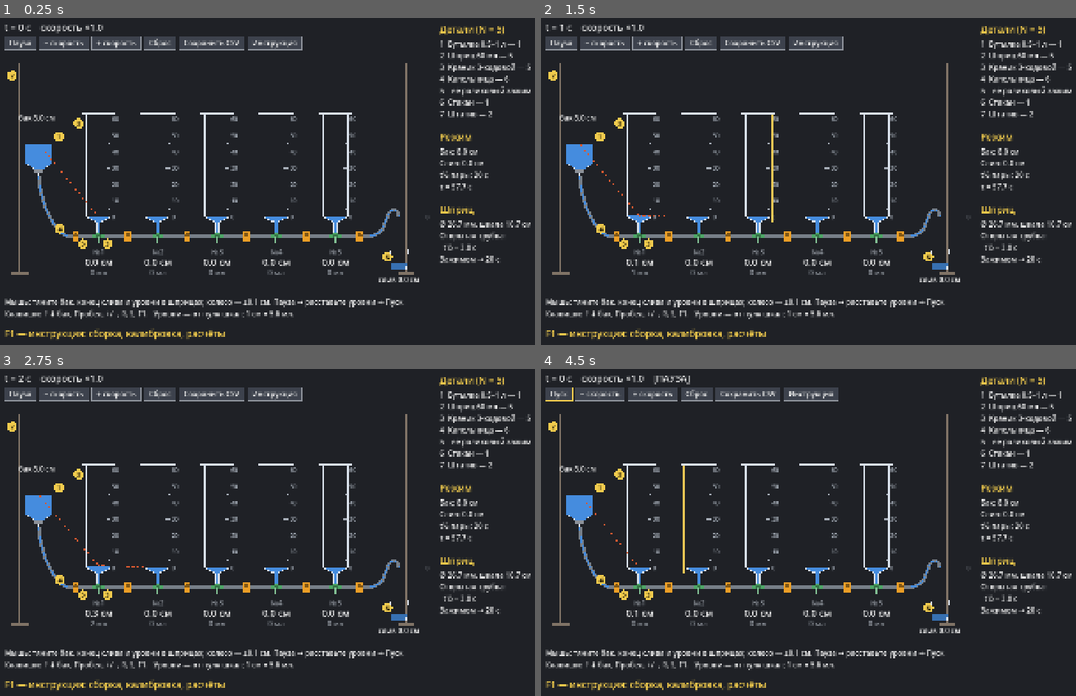
Above: before the commit, frames 1-4 (two rows, left to right).
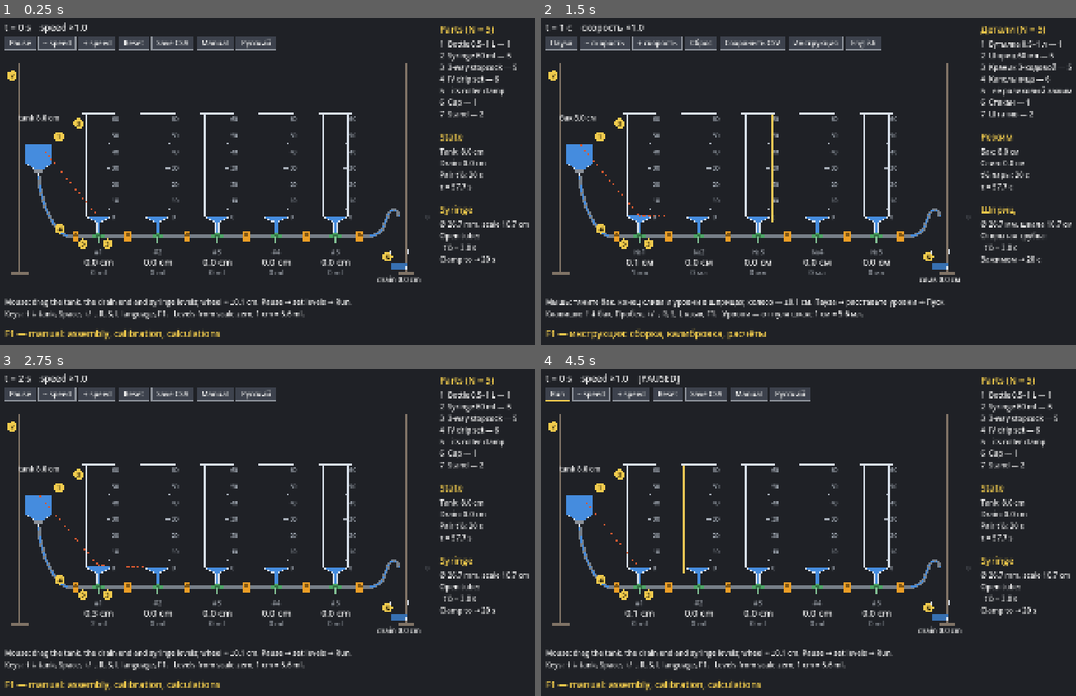
Above: after the commit, the same moments.

Repository: avv123avv/lukyanov_integrator
Game: Godot game, scene res://syringe_rig.tscn
Two runs of this game, one before a commit and one after it. Both use one fixed random seed, a clock stepped at 60 frames per second and the inputs below.
Inputs (mouse positions are in pixels of both pictures, inside the frame that each line leads up to):
- Up to frame 1 (0.25 s): no input
- Up to frame 2 (1.5 s): tap Enter at 0.5 s; move the mouse to (963, 165) at 0.52 s; hold Right 0.53-1.25 s; tap L at 0.6 s; click (963, 165) at 0.67 s; tap Space at 0.77, 1.25 s; tap O at 0.8 s; drag from (717, 201) to (803, 250) at 1.27 s
- Up to frame 3 (2.75 s): tap Enter at 2 s; move the mouse to (353, 460) at 2.02 s; hold Right from 2.03 s (still down); tap L at 2.1 s; click (353, 460) at 2.17 s; tap O at 2.3 s
- Up to frame 4 (4.5 s): release Right at 2.75 s; tap Space at 2.75, 3.77, 4.25 s; drag from (803, 601) to (658, 483) at 2.77 s; tap Enter at 3.5 s; move the mouse to (1011, 584) at 3.52 s; hold Left 3.53-4.25 s; tap R at 3.6 s; click (1011, 584) at 3.67 s; tap O at 3.8 s; drag from (658, 483) to (744, 450) at 4.27 s

The runs differ from the first frame. In frame 1, 5.9% of the frame differs, in the area x 1-100%, y 1-99%; in frame 2, 0.7%; in frame 3, 5.9%; in frame 4, 6.1%.

Commit message:
Двуязычный интерфейс и инструкция (ru/en), README на английском со скриншотом
- i18n.gd: переводы интерфейса; язык из --lang, настроек или системы; L / кнопка «English/Русский».
- Инструкция собирается на двух языках: instruction_ru.pdf, instruction_en.pdf,
  страницы F1 в docs/pages/<lang>/; F1 открывает инструкцию на языке интерфейса.
- README: сначала английское описание, затем русское; скриншоты обоих интерфейсов.

Co-Authored-By: Claude Opus 5.5 <noreply@anthropic.com>

Diff:
--- /dev/null
+++ b/i18n.gd
@@ -0,0 +1,110 @@
+class_name I18n
+extends RefCounted
+## Переводы интерфейса: ru (исходный) и en.
+## Ключ — русская строка как в коде; нет перевода — показывается русская.
+## Язык: аргумент запуска `-- --lang=en`, иначе сохранённый выбор, иначе язык системы.
+
+const LANGS: PackedStringArray = ["ru", "en"]
+const SETTINGS_PATH := "user://settings.cfg"
+
+const EN := {
+	# lukyanov_integrator.gd
+	"Бак": "Tank",
+	"Слив": "Drain",
+	"t = %.0f с   скорость x%s%s": "t = %.0f s   speed x%s%s",
+	"   [пауза]": "   [paused]",
+	"Бак: %.0f см   слив: %.0f см   τ = %.1f с": "Tank: %.0f cm   drain: %.0f cm   τ = %.1f s",
+	"↑↓ бак   Пробел пауза   +/− скорость   R сброс   S сохранить CSV   L язык":
+		"↑↓ tank   Space pause   +/− speed   R reset   S save CSV   L language",
+	# syringe_rig.gd — схема
+	"слив %.1f см": "drain %.1f cm",
+	"бак %.1f см": "tank %.1f cm",
+	"№%d": "#%d",
+	"%.1f см": "%.1f cm",
+	"%.0f мл": "%.0f ml",
+	"t = %.0f с    скорость ×%s%s": "t = %.0f s    speed ×%s%s",
+	"    [ПАУЗА]": "    [PAUSED]",
+	# Кнопки
+	"Пуск": "Run",
+	"Пауза": "Pause",
+	"− скорость": "− speed",
+	"+ скорость": "+ speed",
+	"Сброс": "Reset",
+	"Сохранить CSV": "Save CSV",
+	"Инструкция": "Manual",
+	"CSV сохранён: ": "CSV saved: ",
+	"Не удалось сохранить CSV — подробности в консоли": "Could not save CSV — see the console",
+	# Инструкция (F1)
+	"Нет страниц инструкции — запустите docs/build_instruction.py":
+		"No manual pages — run docs/build_instruction.py",
+	"стр. %d / %d     ← → листать     O открыть PDF     F1 / Esc закрыть":
+		"page %d / %d     ← → flip     O open PDF     F1 / Esc close",
+	# Подвал
+	"Мышь: тяните бак, конец слива и уровни в шприцах; колесо — ±0,1 см. Пауза → расставьте уровни → Пуск.":
+		"Mouse: drag the tank, the drain end and syringe levels; wheel = ±0.1 cm. Pause → set levels → Run.",
+	"Клавиши: ↑↓ бак, Пробел, +/−, R, S, L язык, F1.   Уровни — от нуля шкал; 1 см = %.1f мл.":
+		"Keys: ↑↓ tank, Space, +/−, R, S, L language, F1.   Levels from scale zero; 1 cm = %.1f ml.",
+	"F1 — инструкция: сборка, калибровка, расчёты": "F1 — manual: assembly, calibration, calculations",
+	# Панель справа
+	"#Детали (N = %d)": "#Parts (N = %d)",
+	"1  Бутылка 0,5–1 л — 1": "1  Bottle 0.5–1 L — 1",
+	"2  Шприц %.0f мл — %d": "2  Syringe %.0f ml — %d",
+	"3  Краник 3-ходовой — %d": "3  3-way stopcock — %d",
+	"4  Капельница — %d": "4  IV drip set — %d",
+	"5    её роликовый зажим": "5    its roller clamp",
+	"6  Стакан — 1": "6  Cup — 1",
+	"7  Штатив — 2": "7  Stand — 2",
+	"#Режим": "#State",
+	"Бак: %.1f см": "Tank: %.1f cm",
+	"Слив: %.1f см": "Drain: %.1f cm",
+	"t½ пары: %.0f с": "Pair t½: %.0f s",
+	"τ = %.1f с": "τ = %.1f s",
+	"#Шприц": "#Syringe",
+	"Ø %.1f мм, шкала %.1f см": "Ø %.1f mm, scale %.1f cm",
+	"Открытая трубка:": "Open tube:",
+	"  t½ ≈ %.1f с": "  t½ ≈ %.1f s",
+	"Зажимом → %.0f с": "Clamp to → %.0f s",
+}
+
+static var lang := ""
+
+
+static func t(text: String) -> String:
+	_ensure_loaded()
+	if lang == "en":
+		return EN.get(text, text)
+	return text
+
+
+static func current() -> String:
+	_ensure_loaded()
+	return lang
+
+
+static func toggle() -> void:
+	_ensure_loaded()
+	set_lang(LANGS[(LANGS.find(lang) + 1) % LANGS.size()])
+
+
+static func set_lang(code: String) -> void:
+	lang = code if code in LANGS else "en"
+	var cfg := ConfigFile.new()
+	cfg.load(SETTINGS_PATH)
+	cfg.set_value("ui", "lang", lang)
+	cfg.save(SETTINGS_PATH)
+
+
+static func _ensure_loaded() -> void:
+	if lang != "":
+		return
+	for arg in OS.get_cmdline_user_args():
+		if arg.begins_with("--lang="):
+			lang = arg.substr(7)
+			if lang in LANGS:
+				return
+	var cfg := ConfigFile.new()
+	if cfg.load(SETTINGS_PATH) == OK:
+		lang = str(cfg.get_value("ui", "lang", ""))
+		if lang in LANGS:
+			return
+	lang = "ru" if OS.get_locale_language() == "ru" else "en"
--- a/lukyanov_integrator.gd
+++ b/lukyanov_integrator.gd
@@ -9,6 +9,7 @@
 ##   + / −   — ускорить / замедлить время (x2)
 ##   R       — сброс
 ##   S       — сохранить замеры в CSV
+##   L       — язык интерфейса (ru / en)
 
 @export var vessel_count: int = 5
 @export var vessel_height_cm: float = 25.0
@@ -112,6 +113,8 @@
 			_reset()
 		KEY_S:
 			_save_csv()
+		KEY_L:
+			I18n.toggle()
 	queue_redraw()
 
 
@@ -168,7 +171,7 @@
 	var tank_cx := tank_x + VESSEL_W * 0.5
 	if tank_bottom < tube_y:
 		draw_line(Vector2(tank_cx, tank_bottom), Vector2(tank_cx, tube_y), COLOR_WATER, 5.0)
-	draw_string(font, Vector2(tank_x - 6, tank_surface - 28), "Бак", HORIZONTAL_ALIGNMENT_LEFT, -1, fs, COLOR_TEXT)
+	draw_string(font, Vector2(tank_x - 6, tank_surface - 28), I18n.t("Бак"), HORIZONTAL_ALIGNMENT_LEFT, -1, fs, COLOR_TEXT)
 
 	# Трубки с кранами
 	var x_prev := tank_cx
@@ -192,7 +195,7 @@
 	# Слив с постоянным уровнем
 	var oy := _y(outlet_level_cm)
 	draw_line(Vector2(outlet_x - 4, oy), Vector2(outlet_x + 30, oy), COLOR_GLASS, 2.0)
-	draw_string(font, Vector2(outlet_x - 4, oy - 8), "Слив", HORIZONTAL_ALIGNMENT_LEFT, -1, fs, COLOR_TEXT)
+	draw_string(font, Vector2(outlet_x - 4, oy - 8), I18n.t("Слив"), HORIZONTAL_ALIGNMENT_LEFT, -1, fs, COLOR_TEXT)
 
 	# Профиль «температуры»
 	var pts: Array[Vector2] = [Vector2(tank_cx, tank_surface)]
@@ -204,9 +207,9 @@
 
 	# Информация
 	var info := PackedStringArray([
-		"t = %.0f с   скорость x%s%s" % [sim_time, str(sim_speed), "   [пауза]" if paused else ""],
-		"Бак: %.0f см   слив: %.0f см   τ = %.1f с" % [tank_level_cm, outlet_level_cm, _tau()],
-		"↑↓ бак   Пробел пауза   +/− скорость   R сброс   S сохранить CSV",
+		I18n.t("t = %.0f с   скорость x%s%s") % [sim_time, str(sim_speed), I18n.t("   [пауза]") if paused else ""],
+		I18n.t("Бак: %.0f см   слив: %.0f см   τ = %.1f с") % [tank_level_cm, outlet_level_cm, _tau()],
+		I18n.t("↑↓ бак   Пробел пауза   +/− скорость   R сброс   S сохранить CSV   L язык"),
 	])
 	for i in info.size():
 		draw_string(font, Vector2(16, 28 + i * 22), info[i], HORIZONTAL_ALIGNMENT_LEFT, -1, fs, COLOR_TEXT)
--- a/syringe_rig.gd
+++ b/syringe_rig.gd
@@ -42,8 +42,9 @@
 const FS := 24
 const FS_BIG := 30
 
-const HELP_PDF := "res://docs/instruction.pdf"
-const HELP_PAGE := "res://docs/pages/page_%d.png"
+# Инструкция на языке интерфейса: instruction_ru.pdf / instruction_en.pdf, страницы — pages/<lang>/.
+const HELP_PDF := "res://docs/instruction_%s.pdf"
+const HELP_PAGE := "res://docs/pages/%s/page_%d.png"
 
 const COLOR_BTN := Color(0.24, 0.26, 0.3)
 const COLOR_BTN_HOVER := Color(0.34, 0.37, 0.43)
@@ -54,6 +55,7 @@
 var _help_open := false
 var _help_page := 0
 var _help_pages: Array[Texture2D] = []
+var _help_lang := ""
 
 ## Цель мыши: "" — ничего, "tank", "outlet", "s0".."s4" — шприц, "btn:<id>" — кнопка.
 var _hover := ""
@@ -146,7 +148,7 @@
 	_draw_clamp(clamp_x, LINE_Y)
 	_draw_stand(out_cx + 28 * U, oy - 14 * U, end_x)
 	_draw_cup(end_x, LINE_Y + 30 * U)
-	draw_string(font, Vector2(end_x - 100, LINE_Y + 150), "слив %.1f см" % outlet_level_cm, HORIZONTAL_ALIGNMENT_CENTER, 200, FS, COLOR_TEXT)
+	draw_string(font, Vector2(end_x - 100, LINE_Y + 150), I18n.t("слив %.1f см") % outlet_level_cm, HORIZONTAL_ALIGNMENT_CENTER, 200, FS, COLOR_TEXT)
 
 	# Шприцы и краники
 	var area := _area_cm2()
@@ -156,9 +158,9 @@
 		_draw_syringe(cx, sw, levels[i], font)
 		_draw_stopcock(cx, LINE_Y)
 		var lx := cx - slot * 0.5
-		draw_string(font, Vector2(lx, LINE_Y + 60), "№%d" % (i + 1), HORIZONTAL_ALIGNMENT_CENTER, slot, FS, COLOR_DIM)
-		draw_string(font, Vector2(lx, LINE_Y + 96), "%.1f см" % levels[i], HORIZONTAL_ALIGNMENT_CENTER, slot, FS_BIG, COLOR_TEXT)
-		draw_string(font, Vector2(lx, LINE_Y + 128), "%.0f мл" % (levels[i] * area), HORIZONTAL_ALIGNMENT_CENTER, slot, FS, COLOR_DIM)
+		draw_string(font, Vector2(lx, LINE_Y + 60), I18n.t("№%d") % (i + 1), HORIZONTAL_ALIGNMENT_CENTER, slot, FS, COLOR_DIM)
+		draw_string(font, Vector2(lx, LINE_Y + 96), I18n.t("%.1f см") % levels[i], HORIZONTAL_ALIGNMENT_CENTER, slot, FS_BIG, COLOR_TEXT)
+		draw_string(font, Vector2(lx, LINE_Y + 128), I18n.t("%.0f мл") % (levels[i] * area), HORIZONTAL_ALIGNMENT_CENTER, slot, FS, COLOR_DIM)
 
 	# Профиль «температуры»
 	var pts: Array[Vector2] = [Vector2(tank_cx, _sy(tank_level_cm))]
@@ -178,7 +180,7 @@
 	_draw_tag(tank_cx - 64 * U, STAND_TOP + 40, "7", font)
 
 	# Информация
-	var status := "t = %.0f с    скорость ×%s%s" % [sim_time, str(sim_speed), "    [ПАУЗА]" if paused else ""]
+	var status := I18n.t("t = %.0f с    скорость ×%s%s") % [sim_time, str(sim_speed), I18n.t("    [ПАУЗА]") if paused else ""]
 	draw_string(font, Vector2(24, 44), status, HORIZONTAL_ALIGNMENT_LEFT, -1, FS_BIG, COLOR_TEXT)
 	_draw_buttons(font)
 	if Time.get_ticks_msec() < _toast_until:
@@ -221,7 +223,7 @@
 				_help_page = 0
 			KEY_O:
 				if not key.echo:
-					OS.shell_open(ProjectSettings.globalize_path(HELP_PDF))
+					OS.shell_open(ProjectSettings.globalize_path(HELP_PDF % I18n.current()))
 	elif mouse != null and mouse.pressed:
 		match mouse.button_index:
 			MOUSE_BUTTON_WHEEL_DOWN:
@@ -245,11 +247,15 @@
 
 
 func _load_help() -> void:
-	if not _help_pages.is_empty():
+	var lang := I18n.current()
+	if _help_lang == lang:
 		return
+	_help_lang = lang
+	_help_pages.clear()
+	_help_page = 0
 	var i := 1
-	while ResourceLoader.exists(HELP_PAGE % i):
-		_help_pages.append(load(HELP_PAGE % i) as Texture2D)
+	while ResourceLoader.exists(HELP_PAGE % [lang, i]):
+		_help_pages.append(load(HELP_PAGE % [lang, i]) as Texture2D)
 		i += 1
 
 
@@ -261,7 +267,7 @@
 	var view := get_viewport_rect().size
 	draw_rect(Rect2(Vector2.ZERO, view), Color(0.05, 0.05, 0.06, 0.92))
 	if _help_pages.is_empty():
-		draw_string(font, Vector2(0, view.y * 0.5), "Нет страниц инструкции — запустите docs/build_instruction.py",
+		draw_string(font, Vector2(0, view.y * 0.5), I18n.t("Нет страниц инструкции — запустите docs/build_instruction.py"),
 				HORIZONTAL_ALIGNMENT_CENTER, view.x, 18, COLOR_TEXT)
 		return
 	var tex := _help_pages[_help_page]
@@ -270,7 +276,7 @@
 	var k := minf(1.0, minf(avail.x / size.x, avail.y / size.y))
 	var draw_size := size * k
 	draw_texture_rect(tex, Rect2(Vector2((view.x - draw_size.x) * 0.5, 0.0), draw_size), false)
-	var hint := "стр. %d / %d     ← → листать     O открыть PDF     F1 / Esc закрыть" % [_help_page + 1, _help_pages.size()]
+	var hint := I18n.t("стр. %d / %d     ← → листать     O открыть PDF     F1 / Esc закрыть") % [_help_page + 1, _help_pages.size()]
 	draw_string(font, Vector2(0, view.y - 3), hint, HORIZONTAL_ALIGNMENT_CENTER, view.x, FS_SMALL, COLOR_DIM)
 
 
@@ -394,12 +400,14 @@
 func _buttons() -> Array[Dictionary]:
 	var font := ThemeDB.fallback_font
 	var defs := [
-		["pause", "Пуск" if paused else "Пауза"],
-		["slower", "− скорость"],
-		["faster", "+ скорость"],
-		["reset", "Сброс"],
-		["csv", "Сохранить CSV"],
-		["help", "Инструкция"],
+		["pause", I18n.t("Пуск") if paused else I18n.t("Пауза")],
+		["slower", I18n.t("− скорость")],
+		["faster", I18n.t("+ скорость")],
+		["reset", I18n.t("Сброс")],
+		["csv", I18n.t("Сохранить CSV")],
+		["help", I18n.t("Инструкция")],
+		# Кнопка показывает язык, на который переключит.
+		["lang", "English" if I18n.current() == "ru" else "Русский"],
 	]
 	var out: Array[Dictionary] = []
 	var x := 24.0
@@ -434,13 +442,15 @@
 			_save_csv_with_toast()
 		"help":
 			_set_help(true)
+		"lang":
+			I18n.toggle()
 
 
 func _save_csv_with_toast() -> void:
 	if _save_csv():
-		_show_toast("CSV сохранён: " + ProjectSettings.globalize_path(CSV_PATH))
+		_show_toast(I18n.t("CSV сохранён: ") + ProjectSettings.globalize_path(CSV_PATH))
 	else:
-		_show_toast("Не удалось сохранить CSV — подробности в консоли")
+		_show_toast(I18n.t("Не удалось сохранить CSV — подробности в консоли"))
 
 
 func _show_toast(text: String) -> void:
@@ -519,7 +529,7 @@
 	# Пробка и шип капельницы
 	draw_rect(Rect2(cx - 10 * U, neck, 20 * U, 6 * U), COLOR_DIM)
 	draw_line(Vector2(cx, neck + 6 * U), Vector2(cx, spike), COLOR_PLASTIC, 4.0 * U)
-	draw_string(font, Vector2(x - 24, top - 14), "бак %.1f см" % tank_level_cm, HORIZONTAL_ALIGNMENT_LEFT, -1, FS, COLOR_TEXT)
+	draw_string(font, Vector2(x - 24, top - 14), I18n.t("бак %.1f см") % tank_level_cm, HORIZONTAL_ALIGNMENT_LEFT, -1, FS, COLOR_TEXT)
 	return Vector2(cx, spike)
 
 
@@ -573,36 +583,36 @@
 ## Подробные сборка и калибровка — в инструкции (F1), здесь только подсказка.
 func _draw_footer(font: Font) -> void:
 	var lines := PackedStringArray([
-		"Мышь: тяните бак, конец слива и уровни в шприцах; колесо — ±0,1 см. Пауза → расставьте уровни → Пуск.",
-		"Клавиши: ↑↓ бак, Пробел, +/−, R, S, F1.   Уровни — от нуля шкал; 1 см = %.1f мл." % _area_cm2(),
+		I18n.t("Мышь: тяните бак, конец слива и уровни в шприцах; колесо — ±0,1 см. Пауза → расставьте уровни → Пуск."),
+		I18n.t("Клавиши: ↑↓ бак, Пробел, +/−, R, S, L язык, F1.   Уровни — от нуля шкал; 1 см = %.1f мл.") % _area_cm2(),
 	])
 	_draw_lines(font, 24, 935, lines, 38)
-	draw_string(font, Vector2(24, 1040), "F1 — инструкция: сборка, калибровка, расчёты", HORIZONTAL_ALIGNMENT_LEFT, -1, FS_BIG, COLOR_HEAD)
+	draw_string(font, Vector2(24, 1040), I18n.t("F1 — инструкция: сборка, калибровка, расчёты"), HORIZONTAL_ALIGNMENT_LEFT, -1, FS_BIG, COLOR_HEAD)
 
 
 func _draw_panel(font: Font) -> void:
 	var n := vessel_count
 	draw_line(Vector2(PANEL_X - 20, 14), Vector2(PANEL_X - 20, 1066), COLOR_DIM, 1.5)
 	var lines := PackedStringArray([
-		"#Детали (N = %d)" % n,
-		"1  Бутылка 0,5–1 л — 1",
-		"2  Шприц %.0f мл — %d" % [syringe_volume_ml, n],
-		"3  Краник 3-ходовой — %d" % n,
-		"4  Капельница — %d" % (n + 1),
-		"5    её роликовый зажим",
-		"6  Стакан — 1",
-		"7  Штатив — 2",
+		I18n.t("#Детали (N = %d)") % n,
+		I18n.t("1  Бутылка 0,5–1 л — 1"),
+		I18n.t("2  Шприц %.0f мл — %d") % [syringe_volume_ml, n],
+		I18n.t("3  Краник 3-ходовой — %d") % n,
+		I18n.t("4  Капельница — %d") % (n + 1),
+		I18n.t("5    её роликовый зажим"),
+		I18n.t("6  Стакан — 1"),
+		I18n.t("7  Штатив — 2"),
 		"",
-		"#Режим",
-		"Бак: %.1f см" % tank_level_cm,
-		"Слив: %.1f см" % outlet_level_cm,
-		"t½ пары: %.0f с" % pair_half_time_s,
-		"τ = %.1f с" % _tau(),
+		I18n.t("#Режим"),
+		I18n.t("Бак: %.1f см") % tank_level_cm,
+		I18n.t("Слив: %.1f см") % outlet_level_cm,
+		I18n.t("t½ пары: %.0f с") % pair_half_time_s,
+		I18n.t("τ = %.1f с") % _tau(),
 		"",
-		"#Шприц",
-		"Ø %.1f мм, шкала %.1f см" % [syringe_inner_d_mm, vessel_height_cm],
-		"Открытая трубка:",
-		"  t½ ≈ %.1f с" % _open_line_half_time_s(),
-		"Зажимом → %.0f с" % pair_half_time_s,
+		I18n.t("#Шприц"),
+		I18n.t("Ø %.1f мм, шкала %.1f см") % [syringe_inner_d_mm, vessel_height_cm],
+		I18n.t("Открытая трубка:"),
+		I18n.t("  t½ ≈ %.1f с") % _open_line_half_time_s(),
+		I18n.t("Зажимом → %.0f с") % pair_half_time_s,
 	])
 	_draw_lines(font, PANEL_X, 50, lines, 38)
Binary file added: docs/pages/en/page_1.png
Binary file added: docs/pages/en/page_10.png
Binary file added: docs/pages/en/page_11.png
Binary file added: docs/pages/en/page_12.png
Binary file added: docs/pages/en/page_13.png
Binary file added: docs/pages/en/page_14.png
Binary file added: docs/pages/en/page_15.png
Binary file added: docs/pages/en/page_16.png
Binary file added: docs/pages/en/page_17.png
Binary file added: docs/pages/en/page_18.png
Binary file added: docs/pages/en/page_19.png
Binary file added: docs/pages/en/page_2.png
(and 68 more such lines)
